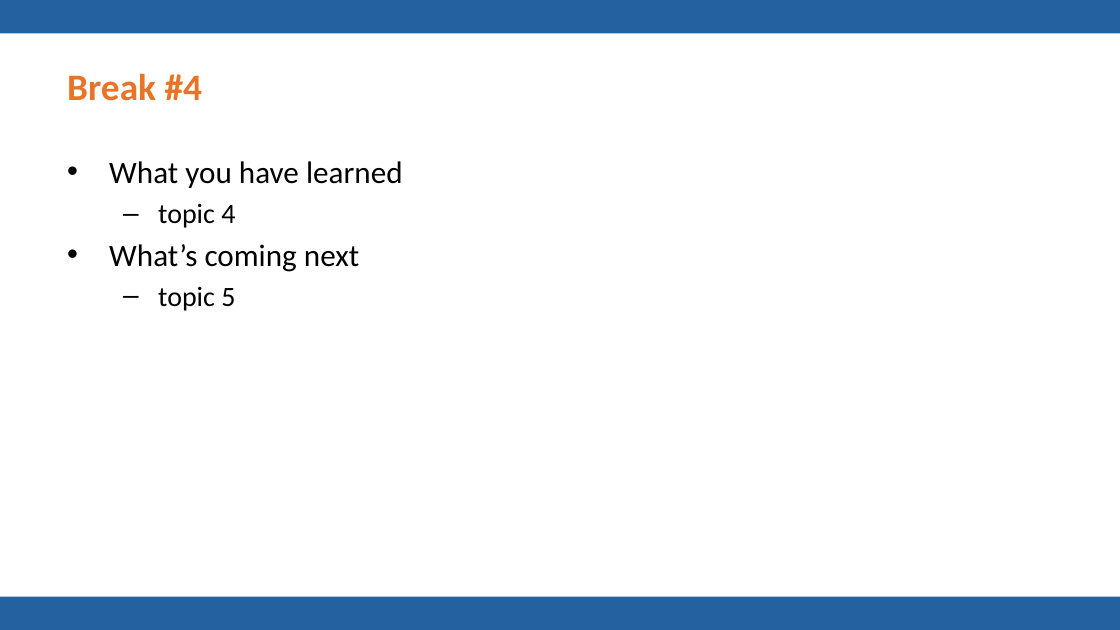
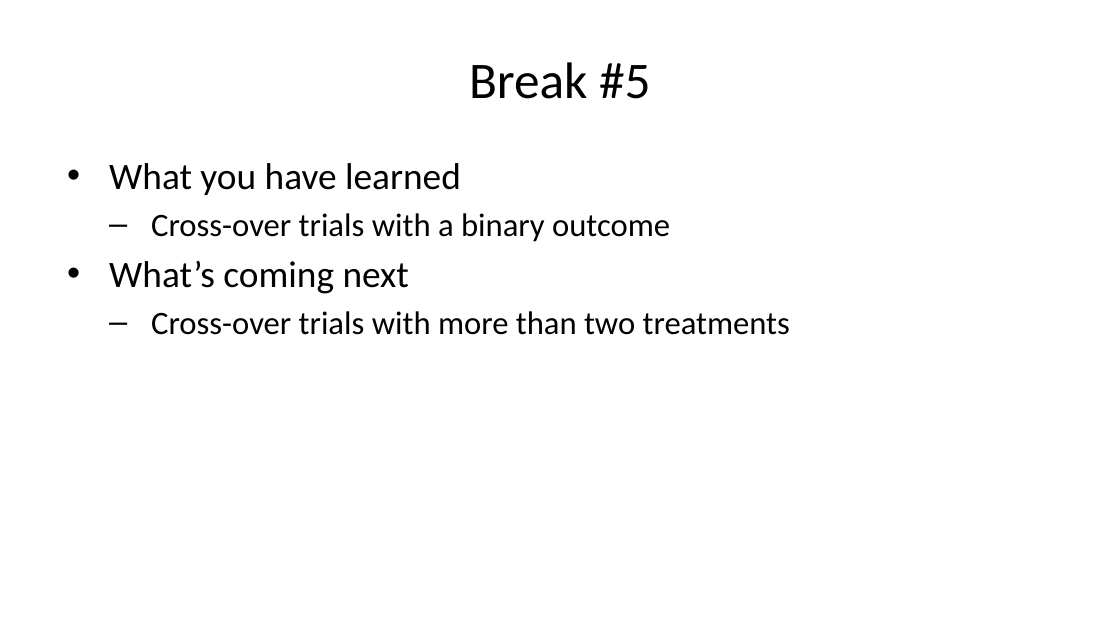
Before and after one commit to pmean/talks, a slide deck: slide 47 of cross-over/results/cross-over-slides-and-speaker-notes.pptx (slide 10 before the commit). Drawn at 1120x630 pixels with LibreOffice and Linux fonts; fonts in the diff are those of the drawing; background and template pictures are left out. Boxes give left, top, right and bottom in pixels: in the first picture for what was removed or moved away, otherwise in the second. Text is boxed around its words. In the diff, an @@ line names an element or a change of style, - is before the commit and + after.

```diff
--- a/cross-over/results/cross-over-slides-and-speaker-notes.pptx
+++ b/cross-over/results/cross-over-slides-and-speaker-notes.pptx
@@ rectangle removed at bbox=[0, 0, 1120, 34] @@
@@ title at bbox=[469, 62, 650, 99]: text changed; size 24 to 33 pt; text colour #E87427 to #000000; bold off @@
-Break #4
+Break #5
@@ text at bbox=[109, 163, 461, 294]: size 20 to 24 pt in "What you have learned", "What’s coming next" @@
@@ text at bbox=[151, 213, 670, 242]: text changed; size 18 to 21 pt @@
-  – topic 4
+  – Cross-over trials with a binary outcome
@@ text at bbox=[151, 311, 790, 335]: text changed; size 18 to 21 pt @@
-  – topic 5
+  – Cross-over trials with more than two treatments
@@ rectangle removed at bbox=[0, 597, 1120, 630] @@
```
Also in this commit, not shown: 4 other slides changed, 45 slides added, 9 slides removed, 9 other files.
